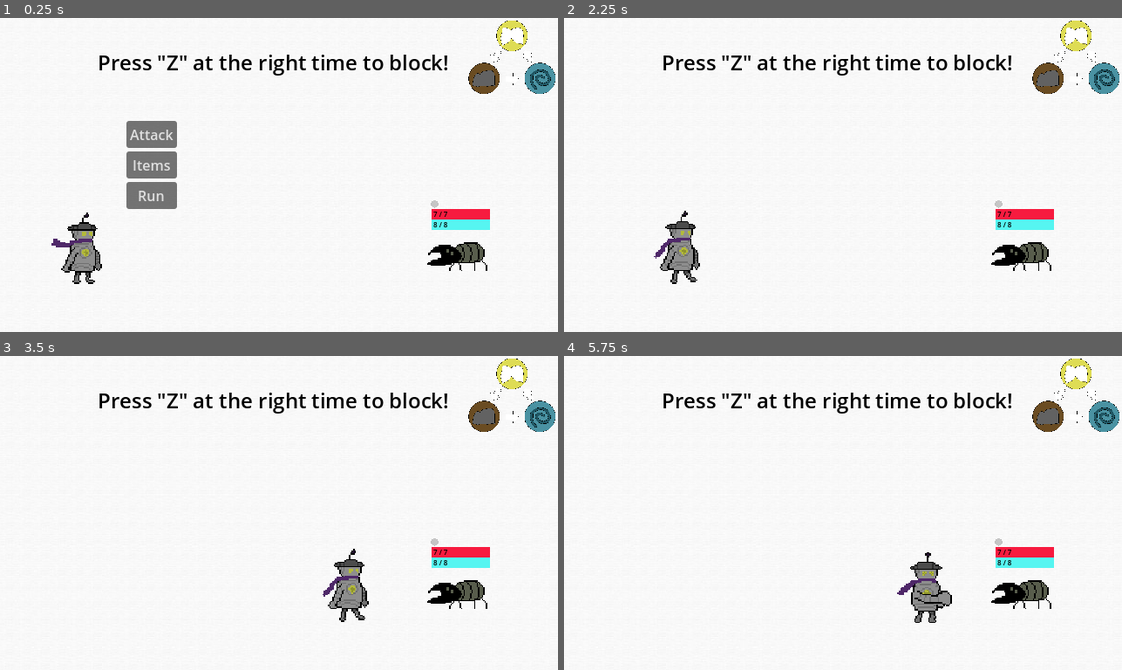
Above: before the commit, frames 1-4 (two rows, left to right).
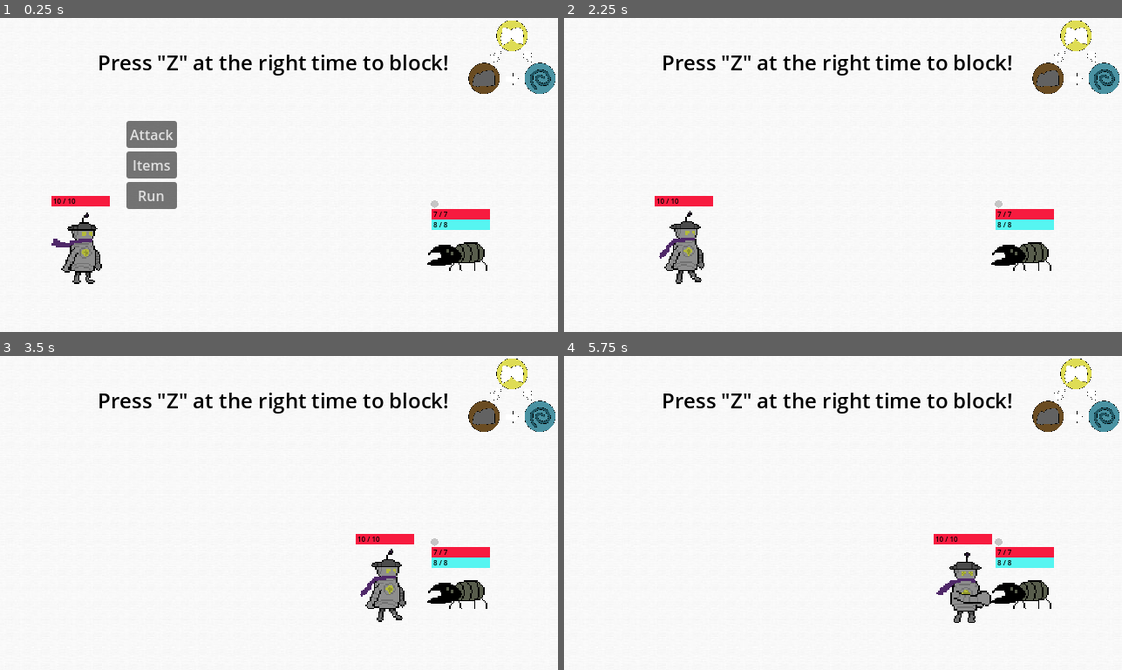
Above: after the commit, the same moments.

Repository: greeeegartur/cgvr-thesis
Game: Godot game, scene res://Scenes/CombatScene.tscn
The game is run twice, just before and just after one commit, with the same random seed, the same clock (stepped at 60 frames per second) and the same inputs.
Inputs (mouse positions are in pixels of both pictures, inside the frame that each line leads up to):
- Up to frame 1 (0.25 s): no input
- Up to frame 2 (2.25 s): click "Attack" at 0.5 s; click "Grounded" at 1.25 s; click (1021, 187) at 2 s
- Up to frame 3 (3.5 s): tap Z (action) at 2.75 s; move the mouse to (401, 497) at 2.77 s; hold Z (action) from 2.78 s (still down)
- Up to frame 4 (5.75 s): move the mouse to (731, 528) at 3.52 s; release Z (action) at 3.53 s; tap Z (action) at 3.6, 4.25, 5.1 s; move the mouse to (898, 443) at 4.27 s; hold Z (action) 4.28-5.03 s; move the mouse to (815, 575) at 5.02 s

The runs differ from the first frame. In frame 1, 0.3% of the frame differs, in the area x 9-20%, y 56-60%; in frame 2, 1.2%; in frame 3, 2.2%; in frame 4, 2.3%, in the area x 59-77%, y 56-85%.

Commit message:
Critical hit implemented + player UI shown
Added working critical hit for player attacks and added player UI for visual clarity
TO-DO: fix block glitch (once blocked, all attacks stay blocked), add VFX for successful crit

Diff:
--- a/droidream/Scenes/Entities/PlayerVisual.tscn
+++ b/droidream/Scenes/Entities/PlayerVisual.tscn
@@ -135,12 +135,9 @@
 tracks/3/interp = 1
 tracks/3/loop_wrap = true
 tracks/3/keys = {
-"times": PackedFloat32Array(1.7333333, 2),
-"transitions": PackedFloat32Array(1, 1),
+"times": PackedFloat32Array(2),
+"transitions": PackedFloat32Array(1),
 "values": [{
-"args": [],
-"method": &"_start_player_critical_window"
-}, {
 "args": [],
 "method": &"on_attack_hit"
 }]
@@ -325,12 +322,13 @@
 z_index = 1
 layout_mode = 3
 anchors_preset = 0
-offset_left = -31.0
-offset_top = -76.0
-offset_right = 36.0
-offset_bottom = -52.0
+offset_left = -37.0
+offset_top = -67.0
+offset_right = 30.0
+offset_bottom = -43.0
 
 [node name="HPBar" type="Control" parent="PlayerHUD"]
+z_index = 1
 anchors_preset = 0
 offset_right = 67.0
 offset_bottom = 12.0
@@ -358,6 +356,8 @@
 text = "h"
 
 [node name="DefenseBar" type="Control" parent="PlayerHUD"]
+visible = false
+z_index = 1
 anchors_preset = 0
 offset_top = 12.0
 offset_right = 67.0
--- a/droidream/Scripts/Combat/CombatManager.gd
+++ b/droidream/Scripts/Combat/CombatManager.gd
@@ -35,7 +35,6 @@
 var current_block_window = Vector2.ZERO
 var block_on_cooldown = false
 const BLOCK_COOLDOWN = 0.7
-@onready var block_visual : PlayerBlockVisual = get_parent().get_node("PlayerBlockVisual")
 
 # Entity visual scenes to load for animations and UI
 var enemy_visual : EnemyVisual
@@ -61,12 +60,17 @@
 	player = CombatEntity.new()
 	player.load_from_player()
 	player_visual = get_parent().get_node("PlayerVisual")
-	player_visual.block_attempted.connect(_on_player_block_attempted)
+	player_visual.action_pressed.connect(_on_player_action_pressed)
 	add_child(player)
 	get_parent().get_node("PlayerSprite").texture = load("res://Graphics/Placeholders/Combat/PlayerIdle.png")
 
 	player_visual.position = Vector2(96, 271)
 	player_visual.set_home_position()
+
+	# Player UI setup
+	await player_visual.ready
+	player_visual.update_hp(player.hp, player.max_hp)
+	player_visual.update_defense(player.defense, player.defense)
 
 	# ENEMY
 	enemy = CombatEntity.new()
@@ -87,7 +91,6 @@
 
 
 func _start_combat():
-	print("Combat started: PLAYER vs %s" % enemy.entity_name)
 	_player_turn()
 
 # TURN FUNCTIONS
@@ -316,6 +319,7 @@
 # Logic for applying an enemy attack's damage that takes the enemy's attack pattern for blocking into consideration
 func _apply_enemy_hit(hit: Dictionary):
 	current_block_window = hit.block_window
+	print("!!! DEBUG: last block press time: ", last_block_press_time)
 
 	# Attack pattern duration and timer, listens to _on_player_block_atempted here to check for block and calculates damage after
 	var window_duration = hit.block_window.y - hit.block_window.x
@@ -326,7 +330,6 @@
 		CONNECT_ONE_SHOT
 	)
 
-
 # Finalises the enemy hit after player blocks during the enemy turn
 func _resolve_enemy_hit(hit: Dictionary):
 	var window_start = hit.block_window.x
@@ -354,6 +357,7 @@
 	print("Damage is: ", damage)
 
 	player.hp -= damage
+	player_visual.update_hp(player.hp, player.max_hp)
 	print("Player takes %.1f damage → HP %.1f" % [damage, player.hp])
 
 
@@ -381,14 +385,14 @@
 
 # Listens for player attack presses for critical hit logic
 func _on_player_attack_pressed():
-	# Failsafe to check if the function is running by accident (as part of signal logic)
+	# Failsafe to check if the function is running by accident
 	if turn != "player":
 		return
 	last_attack_press_time = attack_time
 
 # Listens for player block during an enemy's attack
 func _on_player_block_attempted():
-	# Failsafe to check if the function is running by accident (as part of signal logic)
+	# Failsafe to check if the function is running by accident
 	if turn != "enemy":
 		return
 
@@ -405,6 +409,12 @@
 	# If all previous checks passed then block was triggered -> cooldown starts here
 	_start_block_cooldown()
 
+# Decides if action is player block or critical hit
+func _on_player_action_pressed():
+	if turn == "enemy":
+		_on_player_block_attempted()
+	elif turn == "player":
+		_on_player_attack_pressed()
 
 # Starts the player's block cooldown during the enemy turn
 func _start_block_cooldown():
--- a/droidream/Scripts/Combat/PlayerVisual.gd
+++ b/droidream/Scripts/Combat/PlayerVisual.gd
@@ -4,17 +4,11 @@
 
 class_name PlayerVisual
 
-# Attack and block signals + variables for critical hit reading
+# Attack and action signals
 signal attack_started
 signal attack_hit
 signal attack_finished
-
-signal block_attempted
-signal block_success
-signal block_failed
-
-var critical_window_open = false
-var attack_timer = 0.0
+signal action_pressed
 
 # _unhandled_input method check variable
 var input_enabled = true
@@ -29,10 +23,10 @@
 var attack_position : Vector2 # The position where the player's pattern will connect to the enemy sprite
 
 # HUD variables
-@onready var hp_fill = $PlayerHUD/HPBar/Fill
-@onready var hp_label = $PlayerHUD/HPBar/Label
-@onready var def_fill = $PlayerHUD/DefenseBar/Fill
-@onready var def_label = $PlayerHUD/DefenseBar/Label
+@onready var hp_fill := $PlayerHUD/HPBar/Fill
+@onready var hp_label := $PlayerHUD/HPBar/Label
+@onready var def_fill := $PlayerHUD/DefenseBar/Fill
+@onready var def_label := $PlayerHUD/DefenseBar/Label
 
 var hp_fill_max_width = 10.0
 var def_fill_max_width = 10.0
@@ -40,16 +34,11 @@
 func _ready():
 	home_position = global_position
 	anim.animation_finished.connect(_on_anim_finished)
-	hud.top_level = true
 
 	hp_fill_max_width = hp_fill.size.x
 	def_fill_max_width = def_fill.size.x
 
 	anim.play("player_idle")
-
-func _process(delta):
-	if critical_window_open:
-		attack_timer += delta
 
 # Enables _input during enemy turn
 func set_input_enabled(enabled):
@@ -62,13 +51,7 @@
 	anim.play("player_attack")
 
 func on_attack_hit():
-	critical_window_open = false
 	attack_hit.emit()
-
-# Starts the critical window at the correct window for "player_attack", TO-DO: make specific for future attacks
-func _start_player_critical_window():
-	critical_window_open = true
-	attack_timer = 0.0
 
 # Movement methods for connecting patterns using tweens (same methods just in reverse, identical to EnemyVisual)
 func _move_to_attack_position():
@@ -91,27 +74,25 @@
 # Sets the home position in CombatManager
 func set_home_position():
 	home_position = global_position
-	attack_position = home_position + Vector2(320, 0)
+	attack_position = home_position + Vector2(365, 0)
 
-# Listens to block input for CombatManager to play according PlayerBlockVisual animations
+# Listens to block/critical input for CombatManager to play according PlayerBlockVisual animations
 func _unhandled_input(event):
 	if not input_enabled:
 		return
 
-	if event.is_action_pressed("action") or critical_window_open:
-		block_attempted.emit()
+	if event.is_action_pressed("action"):
+		action_pressed.emit()
 		# action_pressed emit here
 
 # PlayerBlockVisual methods to call
 func play_block_success():
 	anim.play("player_block")
 	block_visual.play_success()
-	block_success.emit()
 
 func play_block_fail():
 	anim.play("player_hurt")
 	block_visual.play_fail()
-	block_failed.emit()
 
 func play_defeat():
 	input_enabled = false
